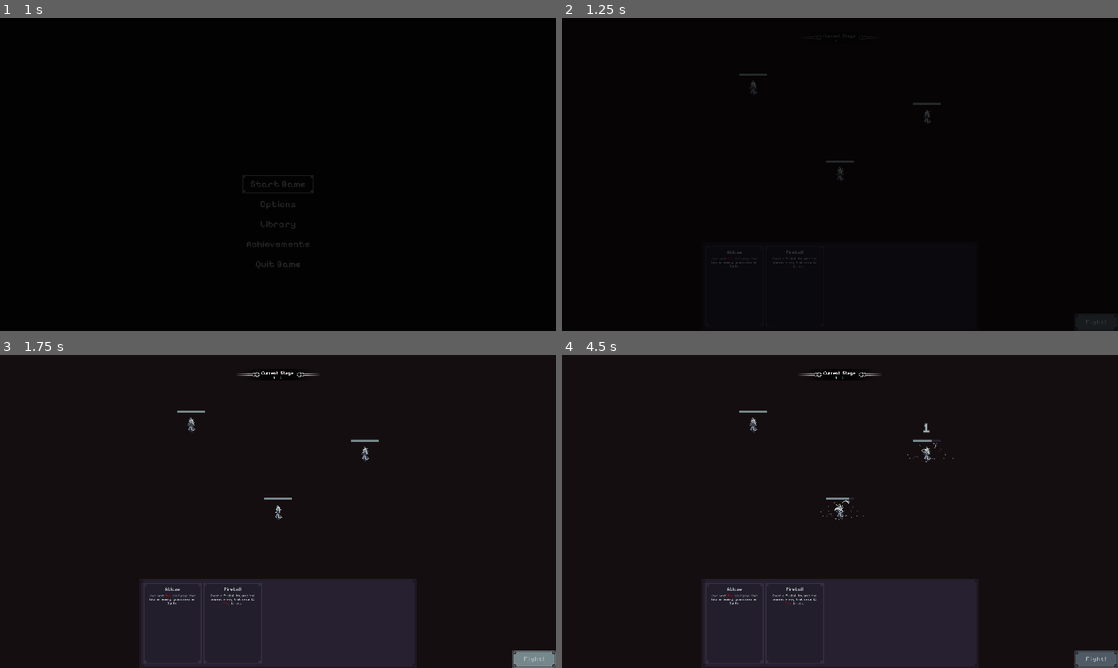
Above: before the commit, frames 1-4 (two rows, left to right).
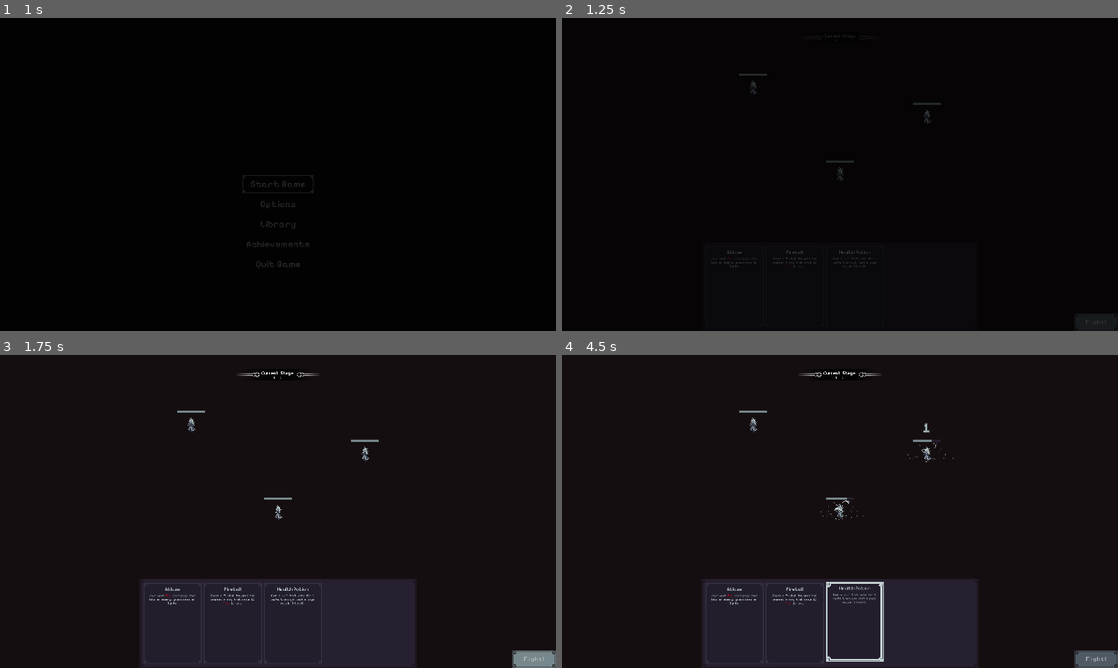
Above: after the commit, the same moments.

Repository: Jelmerrr/Grimoire
Game: Godot game, scene res://Scenes/TitleScreenScene.tscn
Same seed, same stepped clock (60 frames per second), same inputs: the game is played once before the commit and once after it.
Inputs (mouse positions are in pixels of both pictures, inside the frame that each line leads up to):
- Up to frame 1 (1 s): click "Start Game" at 0.5 s
- Up to frame 2 (1.25 s): no input
- Up to frame 3 (1.75 s): click "Fight!" at 1.25 s
- Up to frame 4 (4.5 s): click "Fight!" at 2 s; click "Fight!" at 2.75 s; drag from (734, 624) to (840, 511) at 3.52 s; drag from (795, 624) to (840, 511) at 4.27 s

Frame 1 is identical in both runs. In frame 2, less than 0.1% of the frame differs, in the area x 48-57%, y 74-80%; in frame 3, 0.1%; in frame 4, 0.4%, in the area x 47-58%, y 45-98%.

Commit message:
Added page owner tracking and health potion functionality for enemies

Diff:
--- a/Resources/Enemy/Enemy Resources/TrainingDummy2.tres
+++ b/Resources/Enemy/Enemy Resources/TrainingDummy2.tres
@@ -1,7 +1,7 @@
 [gd_resource type="Resource" script_class="BaseEnemyResource" load_steps=8 format=3 uid="uid://c8ob4odotuy8q"]
 
 [ext_resource type="Resource" uid="uid://fsehssw35cdq" path="res://Resources/Pages/Page Resources/Thunderbolt.tres" id="2_6j4ko"]
-[ext_resource type="Resource" uid="uid://bcjhlnij4jbxm" path="res://Resources/Pages/Page Resources/SplitPower.tres" id="2_u34jf"]
+[ext_resource type="Resource" uid="uid://7uy53ukryjia" path="res://Resources/Pages/Page Resources/HealthPotion.tres" id="2_u34jf"]
 [ext_resource type="Script" uid="uid://4uqlkofs35db" path="res://Resources/Pages/Res_PageEntry.gd" id="2_v4so2"]
 [ext_resource type="Script" uid="uid://djtj3q8sol68n" path="res://Resources/Grimoire/Res_Grimoire.gd" id="3_u34jf"]
 [ext_resource type="Texture2D" uid="uid://dt0v4effr0mc" path="res://Assets/Sprites/Placeholder/PlayerSprite 32x32 Transparent.png" id="4_3h4ha"]
@@ -10,13 +10,13 @@
 [sub_resource type="Resource" id="Resource_7gtu3"]
 script = ExtResource("3_u34jf")
 Pages = Array[ExtResource("2_v4so2")]([ExtResource("2_u34jf"), ExtResource("2_6j4ko")])
-CastSpeed = 1.0
+CastSpeed = 0.75
 metadata/_custom_type_script = "uid://djtj3q8sol68n"
 
 [resource]
 script = ExtResource("5_2qkrw")
 enemyName = "Lightning Dummy"
-baseHealth = 10.0
+baseHealth = 25.0
 actionSpeed = 2.5
 enemyType = 2
 enemySprite = ExtResource("4_3h4ha")
--- a/Scripts/Controllers/EnemyController.gd
+++ b/Scripts/Controllers/EnemyController.gd
@@ -68,7 +68,8 @@
 		if awake:
 			Cast_Page(page)
 			if currentAilments.has(UtilsGlobalEnums.ailments.Chill):
-				await get_tree().create_timer(enemyResource.enemyGrimoire.CastSpeed * (1.0 - ((UtilsGlobalDictionaries.ailmentModifiersDict.chillEffect.Current / 100.0) * (UtilsGlobalDictionaries.ailmentModifiersDict.chillBaseSlowdown.Current / 100.0)))).timeout
+				#TODO: fix that this scales of PLAYER modifiers and not ENEMY modifier.
+				await get_tree().create_timer(enemyResource.enemyGrimoire.CastSpeed * (1.0 - ((modifiers.ailmentModifiersDict.chillEffect.Current / 100.0) * (modifiers.ailmentModifiersDict.chillBaseSlowdown.Current / 100.0)))).timeout
 			else:
 				await get_tree().create_timer(enemyResource.enemyGrimoire.CastSpeed).timeout
 		else:
@@ -84,6 +85,8 @@
 	instance.spawnPos = global_position
 	instance.pageAlignment = UtilsGlobalEnums.alignment.Enemy
 	instance.modifierID = modifiers.get_instance_id()
+	instance.pageOwner = self
+	SignalBus.PageCasted.emit(page.PageType, self)
 	#Calling parent twice to ensure persistance should enemy die.
 	self.get_parent().get_parent().add_child.call_deferred(instance)
 
@@ -100,7 +103,7 @@
 	#Apply damage multipliers to base damage of the projectile.
 	var damage = projectileHit.totalDamage
 	damage = Apply_Shock(damage)
-	Adjust_Hp(damage)
+	Change_Health(-damage)
 
 	#Check if hit by an elemental spell for ailments.
 	if projectileHit.pageTags != null:
@@ -148,13 +151,16 @@
 			currentAilments.erase(UtilsGlobalEnums.ailments.Shock)
 	return damage
 
-func Adjust_Hp(damage) -> void:
+func Change_Health(damage) -> void:
 	#Round down decimal damage values (mostly relevant with Ailment calculations such as ignite)
 	damage = roundi(damage)
 
 	#Adjust HP values.
-	currentHealth -= damage
-	health_bar.value -= damage
+	currentHealth = clampi(currentHealth + damage, 0, maxHealth)
+	health_bar.value = clampi(int(health_bar.value) + damage, 0, maxHealth)
+
+	#Inverse damage for ui showing
+	damage *= -1
 
 	#Instaniate damage number UI.
 	if damage >= 1: #Prevents showcasing 0 damage
@@ -166,6 +172,7 @@
 
 	#If HP is below 0 or = 0, remove enemy from scene.
 	if currentHealth <= 0:
+		print("dead")
 		queue_free()
 
 func _input(event: InputEvent) -> void:
@@ -192,4 +199,4 @@
 func _on_ignite_tick_timer_timeout() -> void:
 	var damage = strongestIgniteValue * (playerModifiers.ailmentModifiersDict.igniteEffect.Current / 100.0) * (playerModifiers.ailmentModifiersDict.ignitePercentageOfHitDamage.Current / 100)
 	damage = Apply_Shock(damage)
-	Adjust_Hp(damage)
+	Change_Health(-damage)
--- a/Scripts/Controllers/GrimoireController.gd
+++ b/Scripts/Controllers/GrimoireController.gd
@@ -16,6 +16,7 @@
 func initpages() -> void:
 	SignalBus.Add_Page.emit(preload("uid://d28q6rox0ifqv")) #Ablaze
 	SignalBus.Add_Page.emit(preload("uid://bmvokbotxdoyw")) #Fireball
+	SignalBus.Add_Page.emit(preload("uid://7uy53ukryjia")) #Health Potion
 	#SignalBus.Add_Page.emit(preload("uid://fsehssw35cdq")) #Thunderbolt
 
 func Add_Page(Page: PageResource) -> void:
@@ -33,7 +34,8 @@
 			instance.pageAlignment = UtilsGlobalEnums.alignment.Player
 			instance.pageTags = Page.PageTags
 			instance.modifierID = UtilsGlobalVariables.PLAYER_MODIFIERS_RESOURCE.get_instance_id()
-			SignalBus.PageCasted.emit(Page.PageType)
+			instance.pageOwner = UtilsGlobalVariables.playerInstanceID
+			SignalBus.PageCasted.emit(Page.PageType, UtilsGlobalVariables.playerInstanceID)
 			add_child.call_deferred(instance)
 	elif UtilsGlobalVariables.enemyPositions.size() == 0:
 		UtilsGlobalFunctions.RoundVictory()
--- a/Scripts/Controllers/PlayerController.gd
+++ b/Scripts/Controllers/PlayerController.gd
@@ -3,7 +3,7 @@
 @onready var health_bar: ProgressBar = $"Health Bar"
 @onready var animated_sprite_2d: AnimatedSprite2D = $AnimatedSprite2D
 
-var current_health: int
+var currentHealth: int
 
 const DAMAGE_NUMBER_UI = preload("uid://cfkn2u7gp546x")
 
@@ -15,6 +15,7 @@
 	SignalBus.AddPlayerHealth.connect(Change_Health)
 	Reset_HP()
 	animated_sprite_2d.play()
+	UtilsGlobalVariables.playerInstanceID = self
 
 func UpdatePlayerPos() -> void:
 	UtilsGlobalVariables.playerPosition = global_position
@@ -33,12 +34,12 @@
 	#	queue_free()
 
 func Reset_HP() -> void:
-	current_health = UtilsGlobalVariables.BasePlayerHealth
+	currentHealth = UtilsGlobalVariables.BasePlayerHealth
 	health_bar.max_value = UtilsGlobalVariables.BasePlayerHealth
 	health_bar.value = health_bar.max_value
 
 func Change_Health(value: int) -> void:
-	current_health = clampi(current_health + value, 0, UtilsGlobalVariables.BasePlayerHealth)
+	currentHealth = clampi(currentHealth + value, 0, UtilsGlobalVariables.BasePlayerHealth)
 	health_bar.value = clampi(int(health_bar.value) + value, 0, UtilsGlobalVariables.BasePlayerHealth)
-	if current_health == 0:
+	if currentHealth == 0:
 		UtilsGlobalFunctions.RoundDefeat()
--- a/Scripts/Globals/SignalBus.gd
+++ b/Scripts/Globals/SignalBus.gd
@@ -6,7 +6,7 @@
 
 signal Start_Combat()
 signal Stop_Combat()
-signal PageCasted(pageType: UtilsGlobalEnums.pageTypes)
+signal PageCasted(pageType: UtilsGlobalEnums.pageTypes, pageOwner: Node)
 signal CyclePages()
 
 signal Get_New_Page()
--- a/Scripts/Globals/Utils/UtilsGlobalVariables.gd
+++ b/Scripts/Globals/Utils/UtilsGlobalVariables.gd
@@ -15,6 +15,7 @@
 var PlayerCastSpeed: float = 1 #Time in Seconds
 var BasePlayerCastSpeed: float = 1 #Time in Seconds
 var BasePlayerHealth: int = 100
+var playerInstanceID: Node
 
 #Player ailment variables
 var baseIgniteChance: float = 5
--- a/Scripts/Pages/Buffs/AblazeFunctionality.gd
+++ b/Scripts/Pages/Buffs/AblazeFunctionality.gd
@@ -5,6 +5,7 @@
 
 var modifierID: int
 var modifiers: ModifiersResource
+var pageOwner: Node
 
 var pageAlignment: UtilsGlobalEnums.alignment
 var pageTags: Array[UtilsGlobalEnums.pageTags]
--- a/Scripts/Pages/Buffs/FiredUpFunctionality.gd
+++ b/Scripts/Pages/Buffs/FiredUpFunctionality.gd
@@ -5,6 +5,7 @@
 
 var modifierID: int
 var modifiers: ModifiersResource
+var pageOwner: Node
 
 var pageAlignment: UtilsGlobalEnums.alignment
 var pageTags: Array[UtilsGlobalEnums.pageTags]
--- a/Scripts/Pages/Buffs/HealthPotionFunctionality.gd
+++ b/Scripts/Pages/Buffs/HealthPotionFunctionality.gd
@@ -5,6 +5,7 @@
 
 var modifierID: int
 var modifiers: ModifiersResource
+var pageOwner: Node
 
 var pageAlignment: UtilsGlobalEnums.alignment
 var pageTags: Array[UtilsGlobalEnums.pageTags]
@@ -17,9 +18,12 @@
 	SignalBus.PageCasted.connect(countPage)
 	SignalBus.Stop_Combat.connect(onCombatEnd)
 
-func countPage(pageType: UtilsGlobalEnums.pageTypes) -> void:
-	buffDuration -= 1
-	SignalBus.AddPlayerHealth.emit(5)
+func countPage(pageType: UtilsGlobalEnums.pageTypes, pageOwnerRef: Node) -> void:
+	if pageOwner != null && pageOwnerRef != null:
+		if pageOwner == pageOwnerRef:
+			pageOwner.Change_Health(5)
+			buffDuration -= 1
+	#SignalBus.AddPlayerHealth.emit(5)
 	if buffDuration == 0:
 		queue_free()
 
--- a/Scripts/Pages/Buffs/StackedDeckFunctionality.gd
+++ b/Scripts/Pages/Buffs/StackedDeckFunctionality.gd
@@ -5,6 +5,7 @@
 
 var modifierID: int
 var modifiers: ModifiersResource
+var pageOwner: Node
 
 var pageAlignment: UtilsGlobalEnums.alignment
 var pageTags: Array[UtilsGlobalEnums.pageTags]
--- a/Scripts/Pages/Curses/SplitPowerFunctionality.gd
+++ b/Scripts/Pages/Curses/SplitPowerFunctionality.gd
@@ -6,6 +6,7 @@
 
 var modifierID: int
 var modifiers: ModifiersResource
+var pageOwner: Node
 
 var preCurseMultiplierSetup
 
@@ -46,7 +47,6 @@
 		queue_free()
 	if pageType == UtilsGlobalEnums.pageTypes.Spell && hasCurseConditionBeenFulfilled == true:
 		buffDuration = buffDuration - 1
-	print(modifiers.damageModifiersDict)
 
 func onCombatEnd() -> void:
 	modifiers.miscModifiersDict.isSplitPowerActive = false
--- a/Scripts/Pages/Spells/FireballFunctionality.gd
+++ b/Scripts/Pages/Spells/FireballFunctionality.gd
@@ -13,6 +13,7 @@
 var pageTags: Array[UtilsGlobalEnums.pageTags]
 var modifiers: ModifiersResource
 var modifierID: int
+var pageOwner: Node
 
 var speed_tween: Tween = null
 @onready var explosion_vfx: AnimatedSprite2D = $ExplosionVFX
--- a/Scripts/Pages/Spells/ThunderboltFunctionality.gd
+++ b/Scripts/Pages/Spells/ThunderboltFunctionality.gd
@@ -8,6 +8,8 @@
 @onready var animated_sprite_2d: AnimatedSprite2D = $AnimatedSprite2D
 
 var modifierID: int
+var modifiers: ModifiersResource
+var pageOwner: Node
 
 var pageAlignment: UtilsGlobalEnums.alignment
 
